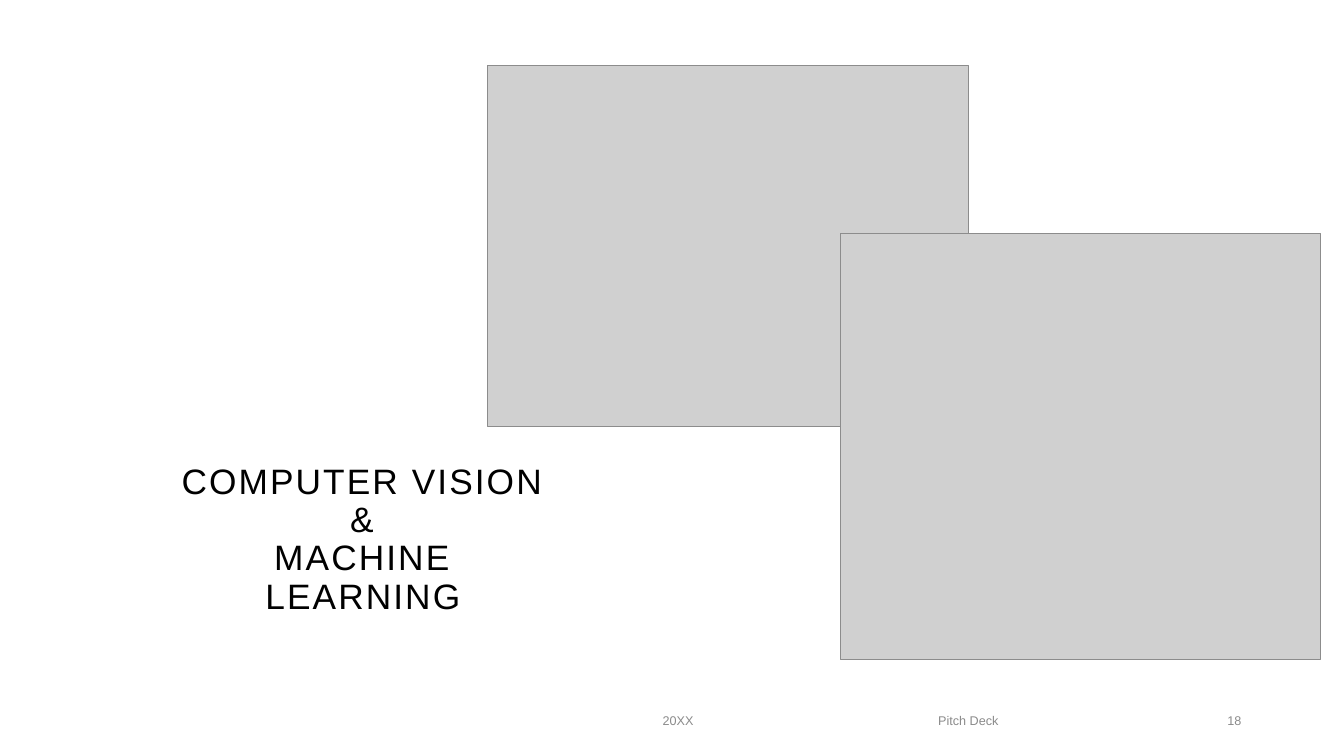
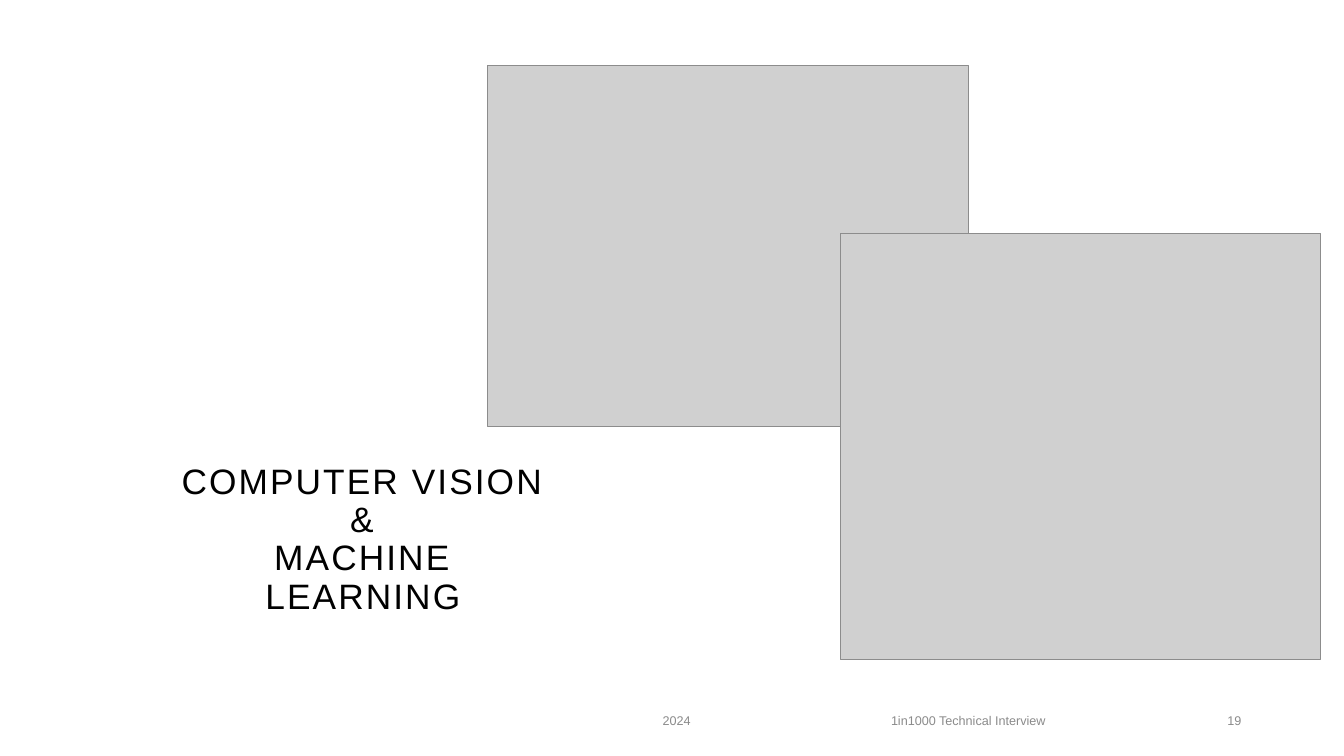
Before and after one commit to moweyssi/1in1000, a slide deck: slide 19 of 1in1000.pptx (slide 18 before the commit). Drawn at 1344x756 pixels with LibreOffice and Linux fonts; fonts in the diff are those of the drawing; grey boxes stand for pictures; background and template pictures are left out. Boxes give left, top, right and bottom in pixels: in the first picture for what was removed or moved away, otherwise in the second. Text is boxed around its words. In the diff, an @@ line names an element or a change of style, - is before the commit and + after.

```diff
--- a/1in1000.pptx
+++ b/1in1000.pptx
@@ text at bbox=[663, 716, 691, 725]: text changed @@
-20XX
+2024
@@ text at bbox=[891, 716, 1045, 725]: text changed @@
-Pitch Deck
+1in1000 Technical Interview
```
Also in this commit, not shown: 14 other slides changed, 1 slide added, 4 other files.
